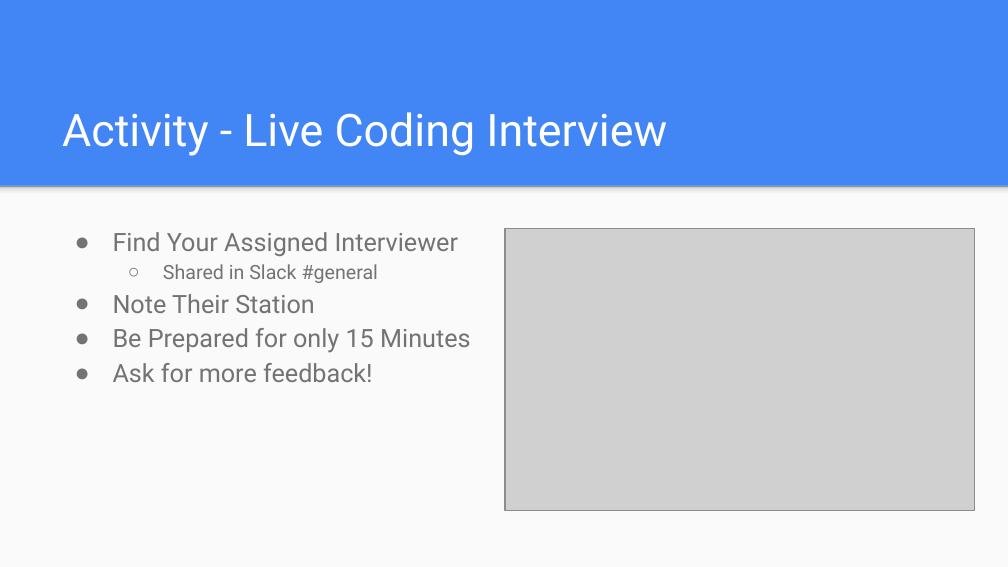
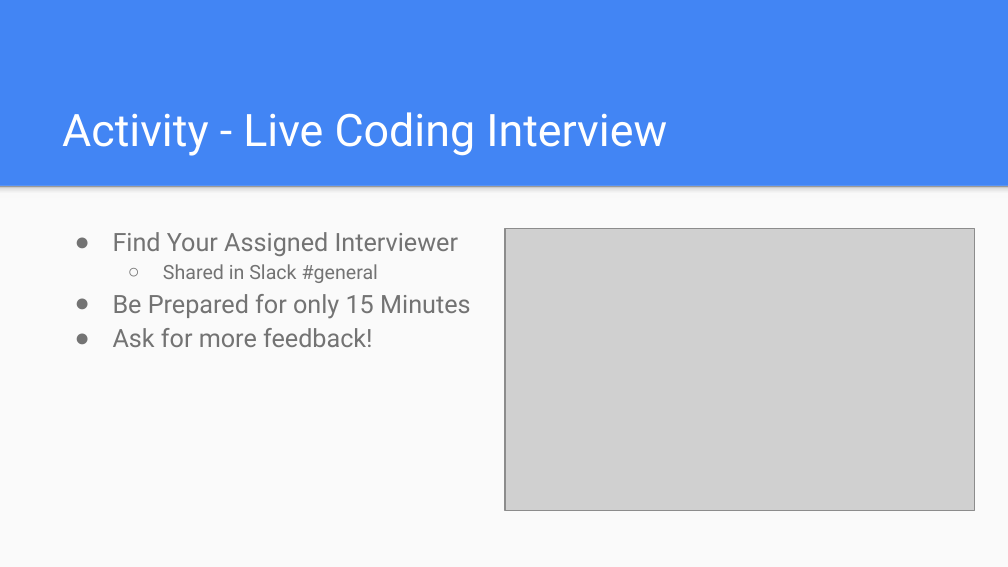
Before and after one commit to icon5585/liftoff-presentations, a slide deck: slide 6 of Class 5 Slides.pptx (slide 7 before the commit). Drawn at 1008x567 pixels with LibreOffice and Linux fonts; fonts in the diff are those of the drawing; grey boxes stand for pictures. Boxes give left, top, right and bottom in pixels: in the first picture for what was removed or moved away, otherwise in the second. Text is boxed around its words. In the diff, an @@ line names an element or a change of style, - is before the commit and + after.

```diff
--- a/Class 5 Slides.pptx
+++ b/Class 5 Slides.pptx
@@ text at [113, 294, 315, 313]: paragraph removed @@
-● Note Their Station
```
Also in this commit, not shown: 1 slide removed, 1 other file.
